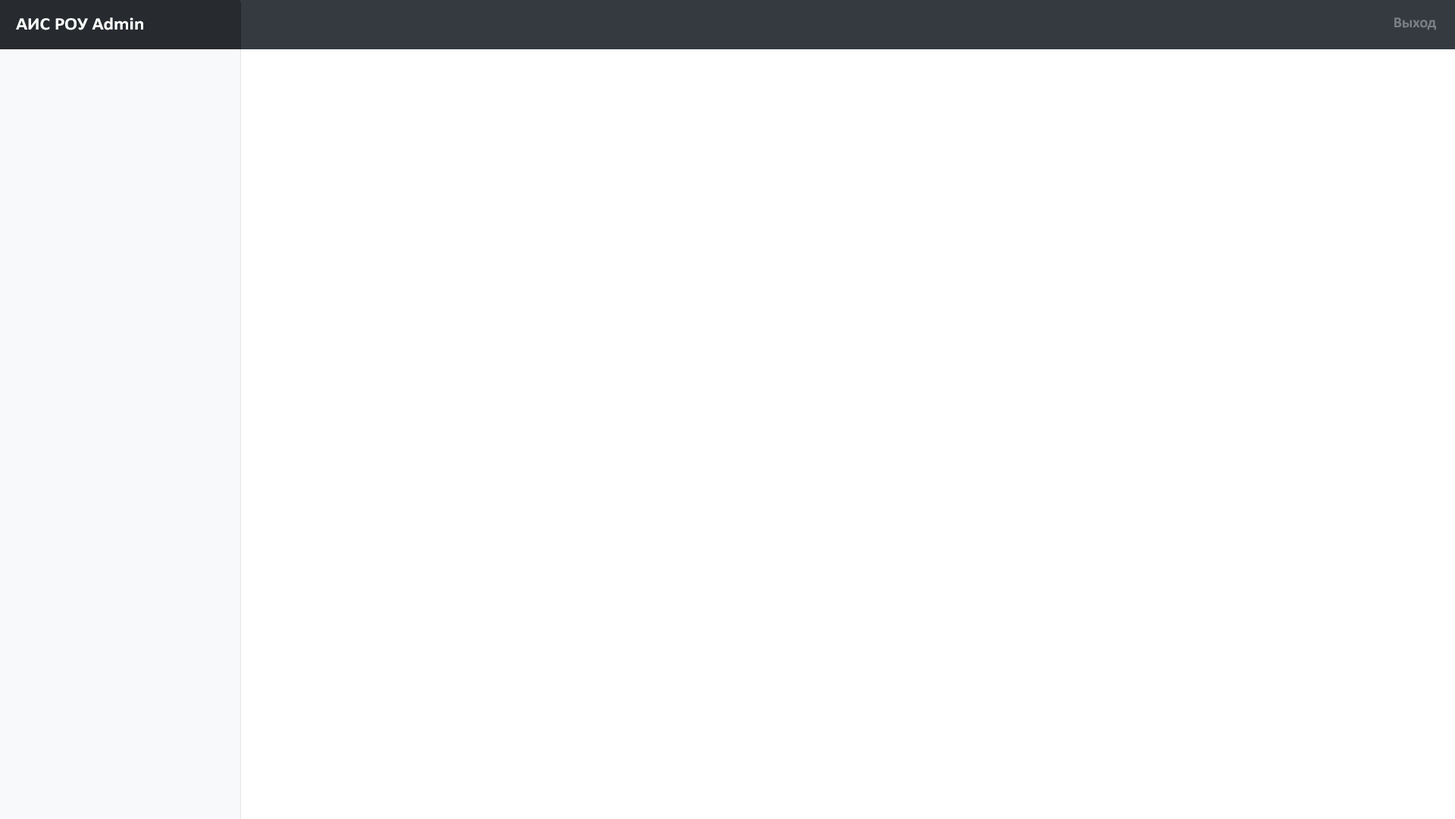
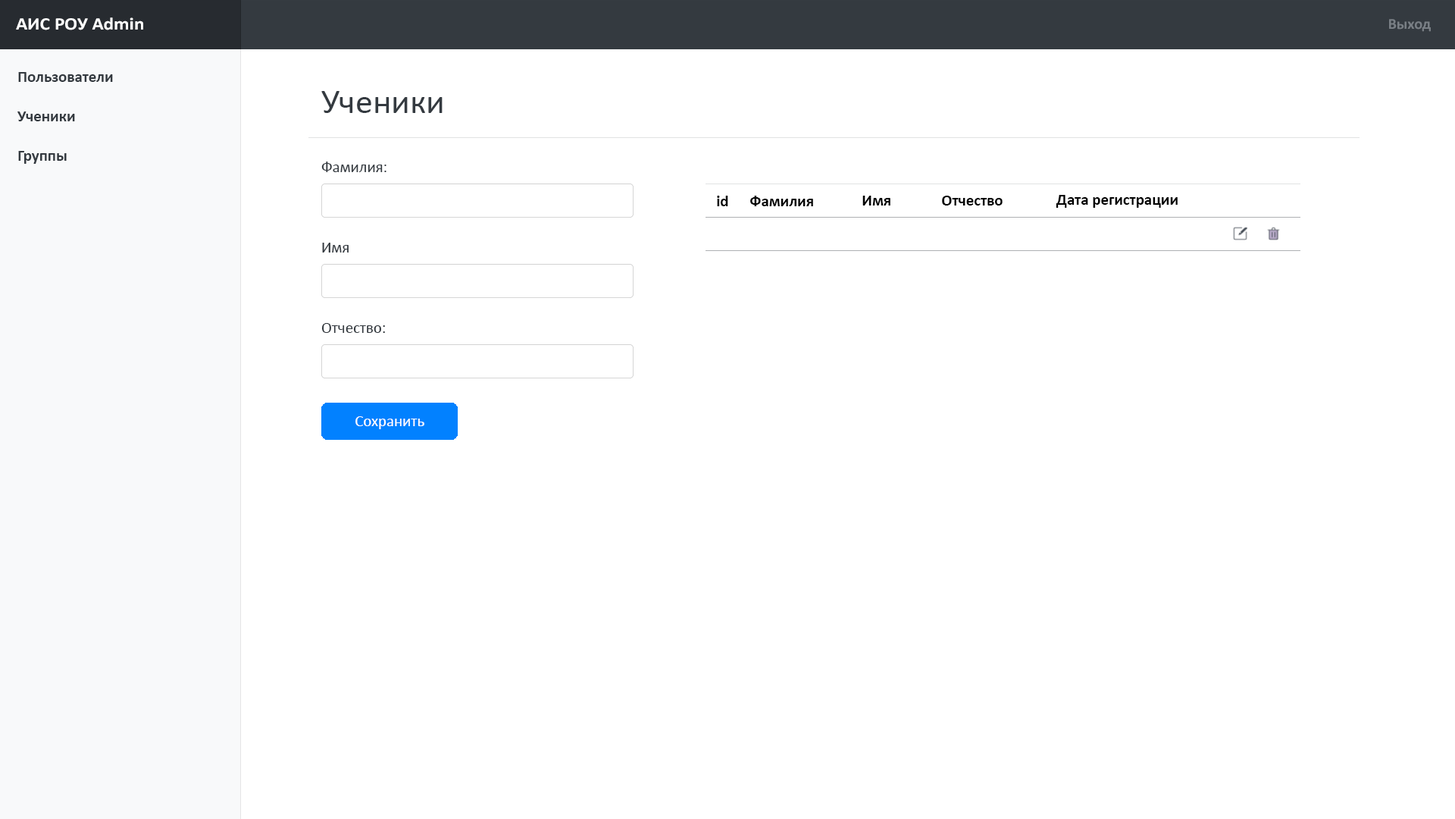
Layered file, before and after one edit (1455 × 819). Changes by layer:
added group "left_sidebar" with 4 layers in group "admin_panel" over [17,72,113,164]
added group "menu" with 3 layers in group "left_sidebar" over [17,72,113,164]
added group "pupils" (2nd of 2, in "site" › "admin_panel" › "content") with 25 layers in group "content" over [308,90,1360,440]
added layer "Ученики" (2nd of 2, in "site" › "admin_panel" › "content" › "pupils") in group "pupils" over [321,90,443,113]
added group "pupils_form" with 12 layers in group "pupils" over [321,161,634,440]
added group "Фамилия" (3rd of 4, in "site" › "admin_panel" › "content" › "pupils" › "pupils_form") with 2 layers in group "pupils_form" over [321,161,634,218]
added layer "Прямоугольник, скругл. углы 1" (7th of 9, in "site" › "admin_panel" › "content" › "pupils" › "pupils_form" › "Фамилия") (20%) in group "Фамилия" over [321,183,634,218]
added group "Имя" (3rd of 4, in "site" › "admin_panel" › "content" › "pupils" › "pupils_form") with 2 layers in group "pupils_form" over [321,242,634,298]
added layer "Прямоугольник, скругл. углы 1" (8th of 9, in "site" › "admin_panel" › "content" › "pupils" › "pupils_form" › "Имя") (20%) in group "Имя" over [321,263,634,298]
added group "Отчество" (3rd of 4, in "site" › "admin_panel" › "content" › "pupils" › "pupils_form") with 2 layers in group "pupils_form" over [321,322,634,379]
added layer "Прямоугольник, скругл. углы 1" (9th of 9, in "site" › "admin_panel" › "content" › "pupils" › "pupils_form" › "Отчество") (20%) in group "Отчество" over [321,344,634,379]
added layer "Прямоугольник, скругл. углы 2" (2nd of 2, in "site" › "admin_panel" › "content" › "pupils" › "pupils_form") in group "pupils_form" over [321,402,458,440]
added group "pupils_table" with 9 layers in group "pupils" over [705,183,1301,251]
added layer "Дата регистрации" in group "pupils_table" over [1055,194,1178,208]
…and 18 more changes (16 added, 1 moved_by, 1 renamed, 1 stack)
